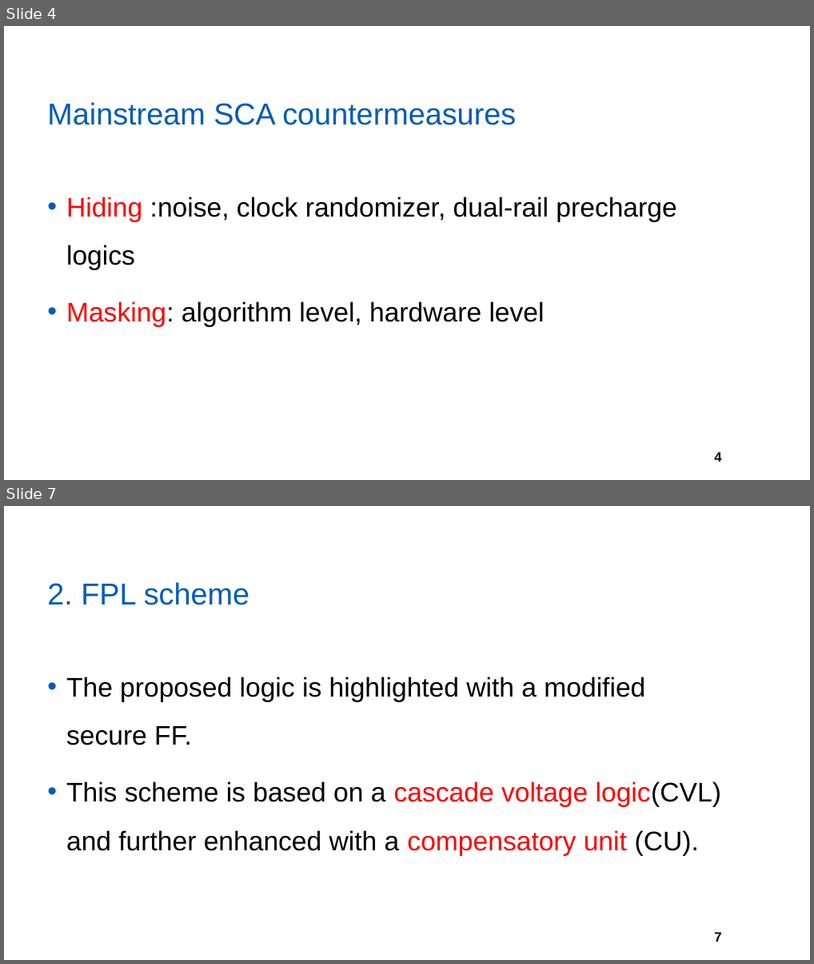
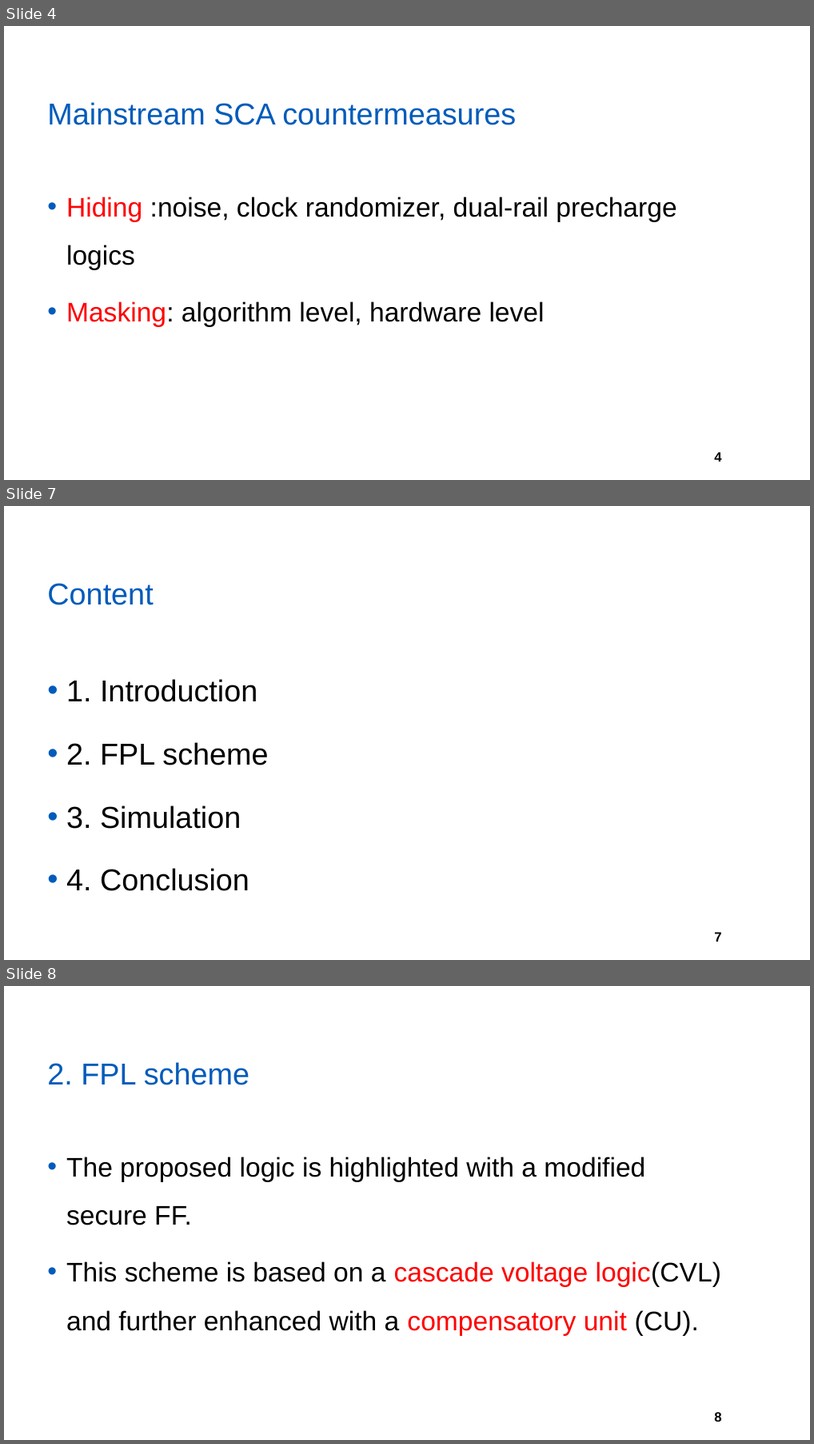
Before and after one commit to yberlin/hello-world, a slide deck: asianhost pre/FPL.pptx. Shown one above the other, each under a label of ours: slides 4 and 7 before the commit, slides 4, 7 and 8 after it; the slides between them are not shown. The pictures are 814x964 and 814x1444 pixels, drawn with LibreOffice and Linux fonts; fonts in the diff are those of the drawing; background and template pictures are left out. Boxes give left, top, right and bottom in pixels: in the first picture for what was removed or moved away, otherwise in the second. Text is boxed around its words. In the diff, an @@ line names an element or a change of style, - is before the commit and + after.

```diff
--- a/asianhost pre/FPL.pptx
+++ b/asianhost pre/FPL.pptx
@@ slide 7 added at (4,506,810,960), background #FFFFFF; not listed: 1 template element that a slide beside it also shows @@
@@ title added at (47,583,153,605), 36 pt, text #005BBB @@
+Content
@@ text added at (66,679,268,891), 36 pt, text #000000 @@
+• 1. Introduction
+• 2. FPL scheme
+• 3. Simulation
+• 4. Conclusion
@@ what was slide 7 is now slide 8 @@
@@ page number at (714,1412,722,1421): text changed @@
-7
+8
```
Also in this commit, not shown: 4 slides changed, 2 other slides added.
